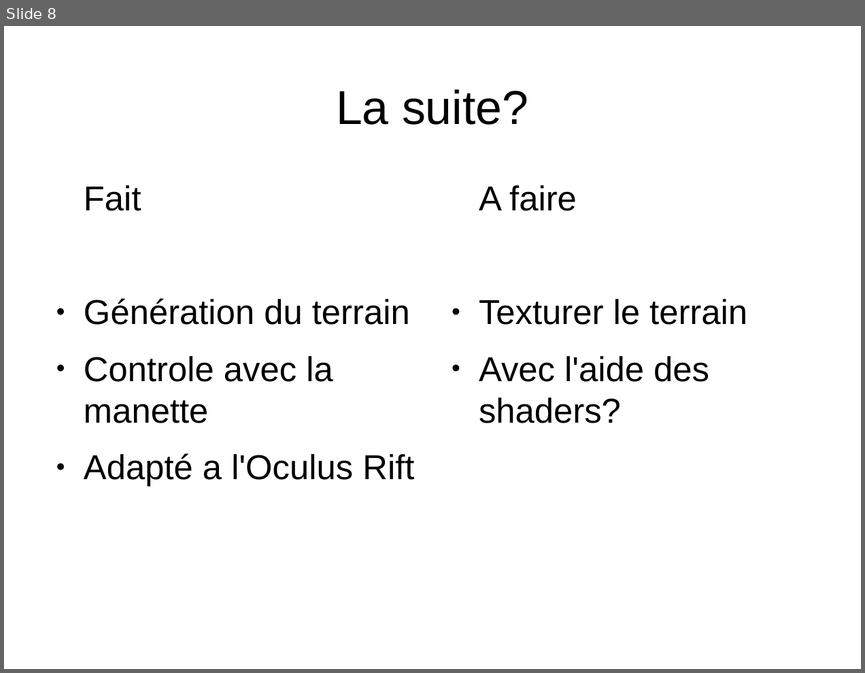
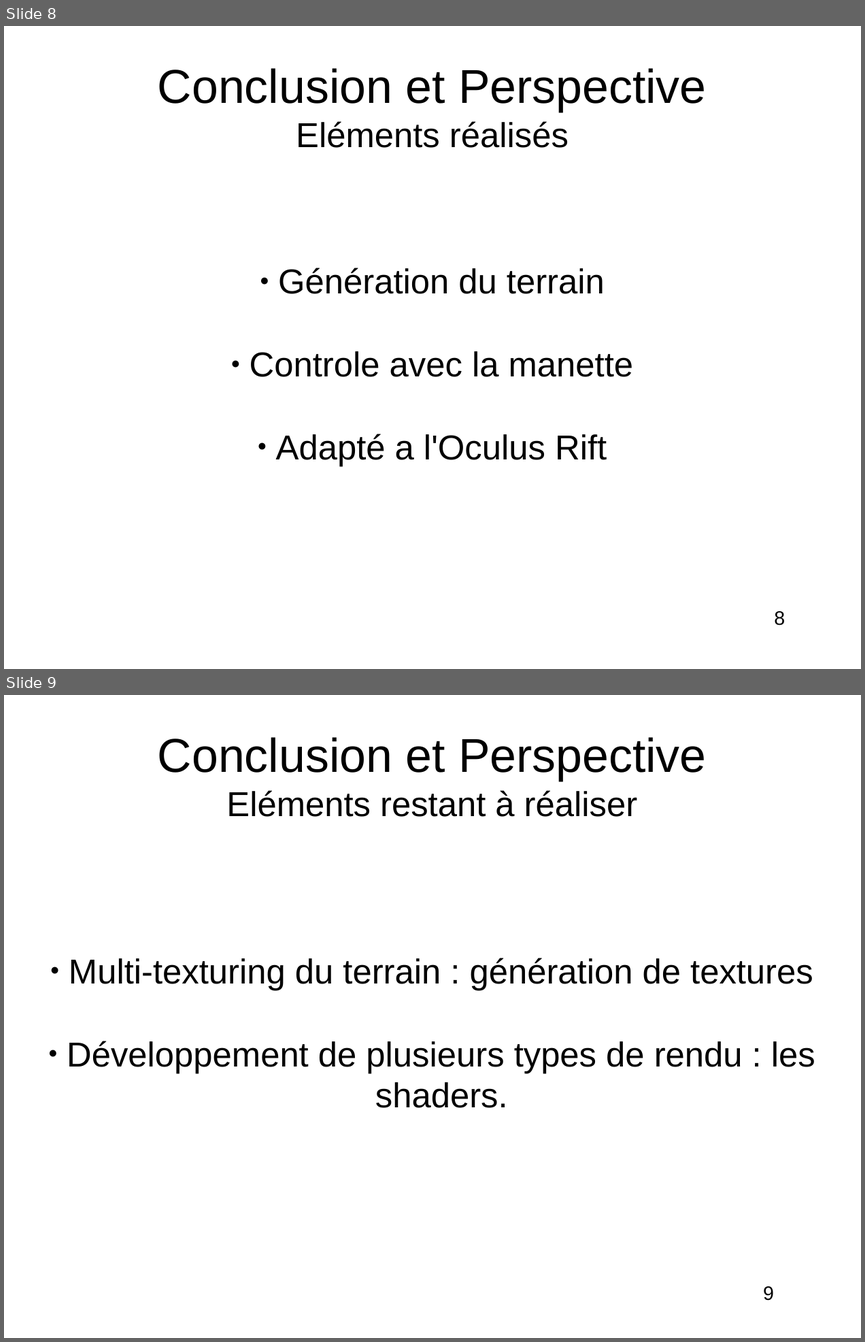
Before and after one commit to Mzartek/OculusRift_Tutoring, a slide deck: Report/first.odp. Shown one above the other, each under a label of ours: slide 8 before the commit, slides 8 and 9 after it. The pictures are 865x673 and 865x1342 pixels, drawn with LibreOffice and Linux fonts; fonts in the diff are those of the drawing. Boxes give left, top, right and bottom in pixels: in the first picture for what was removed or moved away, otherwise in the second. Text is boxed around its words. In the diff, an @@ line names an element or a change of style, - is before the commit and + after.

```diff
--- a/Report/first.odp
+++ b/Report/first.odp
@@ slide 9 added at <box>4,695,861,1338</box>, background #FFFFFF @@
@@ title added at <box>158,737,706,817</box>, 32 pt, text #000000 @@
+Conclusion et Perspective
+Eléments restant à réaliser
@@ subtitle added at <box>67,957,815,1108</box>, 32 pt, text #000000 @@
+● Multi-texturing du terrain : génération de textures
+● Développement de plusieurs types de rendu : les shaders.
@@ page number added at <box>763,1286,774,1300</box>, 18 pt, text #000000 @@
+9
@@ slide 8 changed as well @@
@@ title at <box>158,68,706,148</box>: text changed @@
-La suite?
+Conclusion et Perspective
+Eléments réalisés
@@ subtitle "Génération du terrain" at <box>249,267,633,466</box>: alignment left to centre; indent changed; less space between paragraphs; vertical alignment top to middle @@
@@ subtitle at <box>84,185,141,211</box>: paragraph removed @@
-Fait
@@ text removed at <box>479,185,747,423</box> @@
-A faire
-● Texturer le terrain
-● Avec l'aide des shaders?
@@ page number added at <box>774,611,785,625</box>, 18 pt, text #000000 @@
+8
```
Also in this commit, not shown: 6 other slides changed, 1 other slide added, 1 slide removed, 1 other file.
